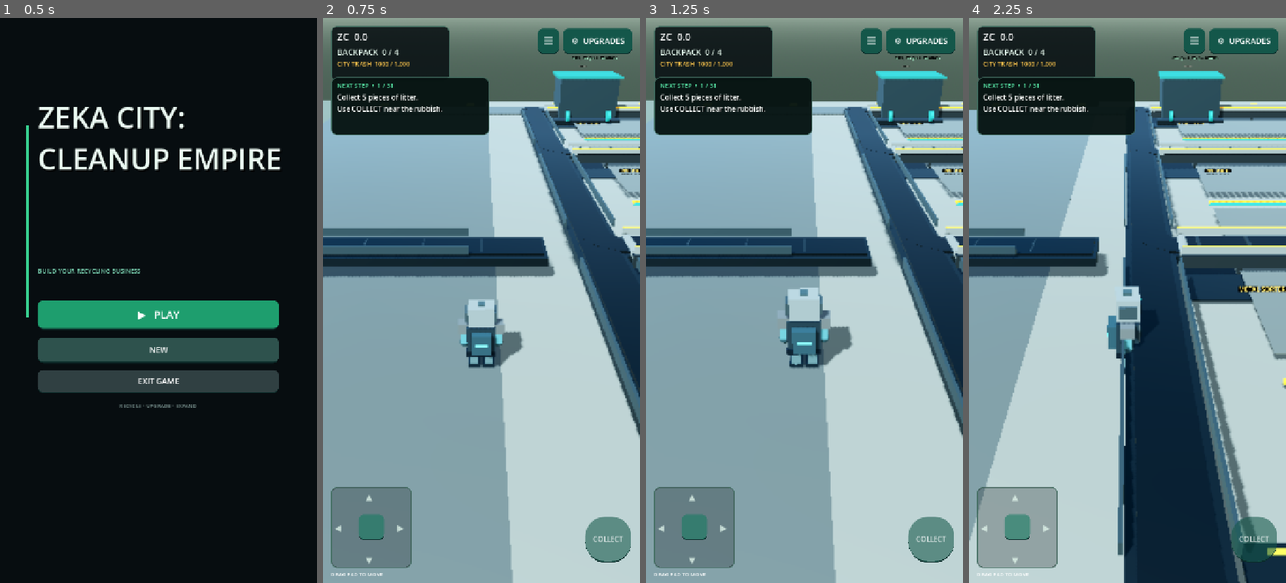
Above: before the commit, frames 1-4 (left to right).
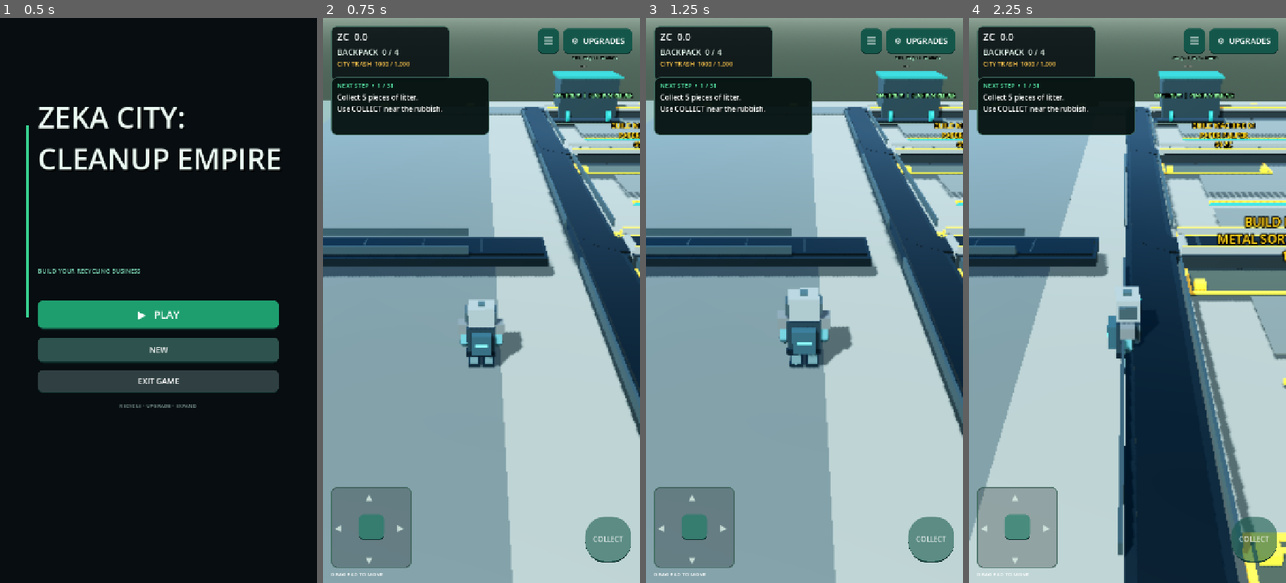
Above: after the commit, the same moments.

Repository: zekainstabot/trash-empire
Game: Godot game, scene res://Scenes/Main.tscn
Same seed, same stepped clock (60 frames per second), same inputs: the game is played once before the commit and once after it.
Inputs (mouse positions are in pixels of both pictures, inside the frame that each line leads up to):
- Up to frame 1 (0.5 s): no input
- Up to frame 2 (0.75 s): click "▶ PLAY" at 0.5 s
- Up to frame 3 (1.25 s): no input
- Up to frame 4 (2.25 s): move the mouse to (1197, 272) at 1.27 s; hold D (move_right) 1.28-2 s; click (1197, 272) at 1.42 s; drag from (1064, 328) to (1111, 413) at 2.02 s

Frame 1 is identical in both runs. In frame 2, 0.9% of the frame differs, in the area x 70-100%, y 13-46%; in frame 3, 0.9%; in frame 4, 5.1%, in the area x 57-100%, y 13-100%.

Commit message:
Make every factory machine build pad clearly visible

Diff:
--- a/Scripts/main.gd
+++ b/Scripts/main.gd
@@ -3987,19 +3987,32 @@
 		for machine_index in range(3):
 			var x := 151.0 + float(machine_index) * 13.0
 			var station_index := row * 3 + machine_index
-			_box("MegaProcessBuildPad", Vector3(x, 0.105, z), Vector3(5.8, 0.05, 4.8), dark_steel, false)
-			_box("MegaProcessPadAccent", Vector3(x, 0.15, z - 2.22), Vector3(4.9, 0.025, 0.10), safety, false)
+			var machine_built := station_index < mega_factory_built_count
+			# The row floor top is at Y=0.298; keep every build marker above it.
+			_box("MegaProcessBuildPad", Vector3(x, 0.322, z), Vector3(5.8, 0.045, 4.8), dark_steel if machine_built else Color(0.22, 0.25, 0.20), false)
+			var pad_edge: Color = Color(0.34, 0.40, 0.36) if machine_built else safety
+			# Four thick, high-contrast perimeter rails clearly show the machine footprint.
+			_box("MegaProcessPadFront", Vector3(x, 0.365, z + 2.34), Vector3(5.8, 0.055, 0.14), pad_edge, false)
+			_box("MegaProcessPadBack", Vector3(x, 0.365, z - 2.34), Vector3(5.8, 0.055, 0.14), pad_edge, false)
+			_box("MegaProcessPadLeft", Vector3(x - 2.84, 0.365, z), Vector3(0.14, 0.055, 4.55), pad_edge, false)
+			_box("MegaProcessPadRight", Vector3(x + 2.84, 0.365, z), Vector3(0.14, 0.055, 4.55), pad_edge, false)
+			# Corner markers remain visible even when the conveyor crosses the footprint.
+			if not machine_built:
+				for marker_x in [x - 2.52, x + 2.52]:
+					for marker_z in [z - 2.02, z + 2.02]:
+						_box("MegaProcessBuildCorner", Vector3(marker_x, 0.48, marker_z), Vector3(0.34, 0.24, 0.34), safety, false)
+			_box("MegaProcessPadAccent", Vector3(x, 0.385, z - 2.10), Vector3(4.9, 0.025, 0.10), pad_edge, false)
 			var build_label := Label3D.new()
 			build_label.name = "MegaFactoryMachineLabel%d" % station_index
-			build_label.text = _factory_row_machine_name(row, machine_index) if station_index < mega_factory_built_count else _factory_row_machine_name(row, machine_index) + "\nBUILD %.0f ZC" % _mega_factory_machine_cost(station_index)
-			build_label.position = Vector3(x, 0.34, z + 2.35)
-			build_label.font_size = 22
-			build_label.pixel_size = 0.009
+			build_label.text = ("MACHINE %02d  |  %s" % [station_index + 1, _factory_row_machine_name(row, machine_index)]) if machine_built else ("BUILD MACHINE %02d\n%s\n%.0f ZC" % [station_index + 1, _factory_row_machine_name(row, machine_index), _mega_factory_machine_cost(station_index)])
+			build_label.position = Vector3(x, 2.45, z + 3.05)
+			build_label.font_size = 28
+			build_label.pixel_size = 0.012
 			build_label.billboard = BaseMaterial3D.BILLBOARD_ENABLED
-			build_label.modulate = Color(1.0, 0.88, 0.38)
+			build_label.modulate = Color(0.55, 1.0, 0.60) if machine_built else Color(1.0, 0.78, 0.12)
 			add_child(build_label)
 			mega_factory_machine_labels.append(build_label)
-			if station_index < mega_factory_built_count:
+			if machine_built:
 				_build_mega_factory_machine(station_index)
 
 		# Remove the unnecessary loading portal columns and overhead frames; keep the loading area open.
